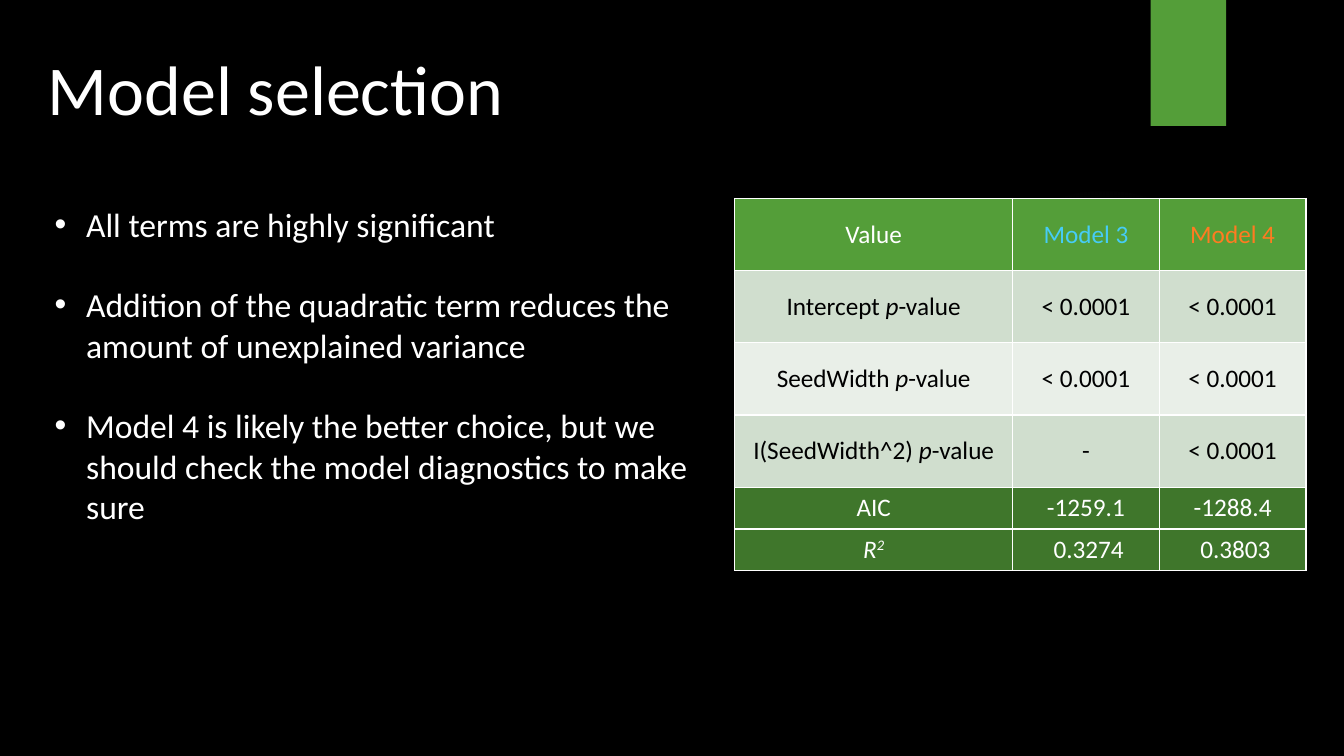
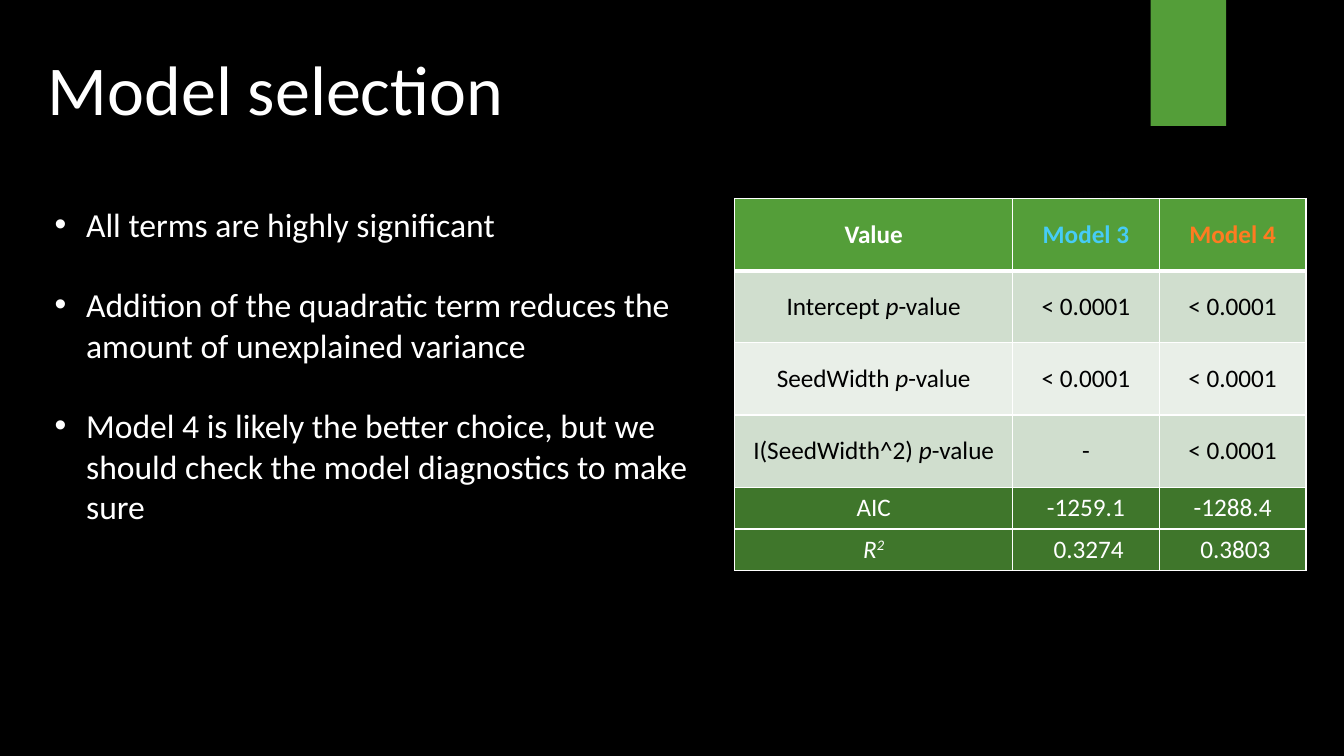
Before and after one commit to TrevorHD/CNSeedDrop, a slide deck: slide 18 of DreesHowerton_STAT501_Presentation.pptx (slide 15 before the commit). Drawn at 1344x756 pixels with LibreOffice and Linux fonts; fonts in the diff are those of the drawing; background and template pictures are left out. Boxes give left, top, right and bottom in pixels: in the first picture for what was removed or moved away, otherwise in the second. Text is boxed around its words. In the diff, an @@ line names an element or a change of style, - is before the commit and + after.

```diff
--- a/DreesHowerton_STAT501_Presentation.pptx
+++ b/DreesHowerton_STAT501_Presentation.pptx
@@ table at [735,199,1308,571] @@
@@ bold on in "Value", "Model 3", "Model 4" @@
```
Also in this commit, not shown: 11 other slides changed, 4 slides added, 1 slide removed, 6 other files.
